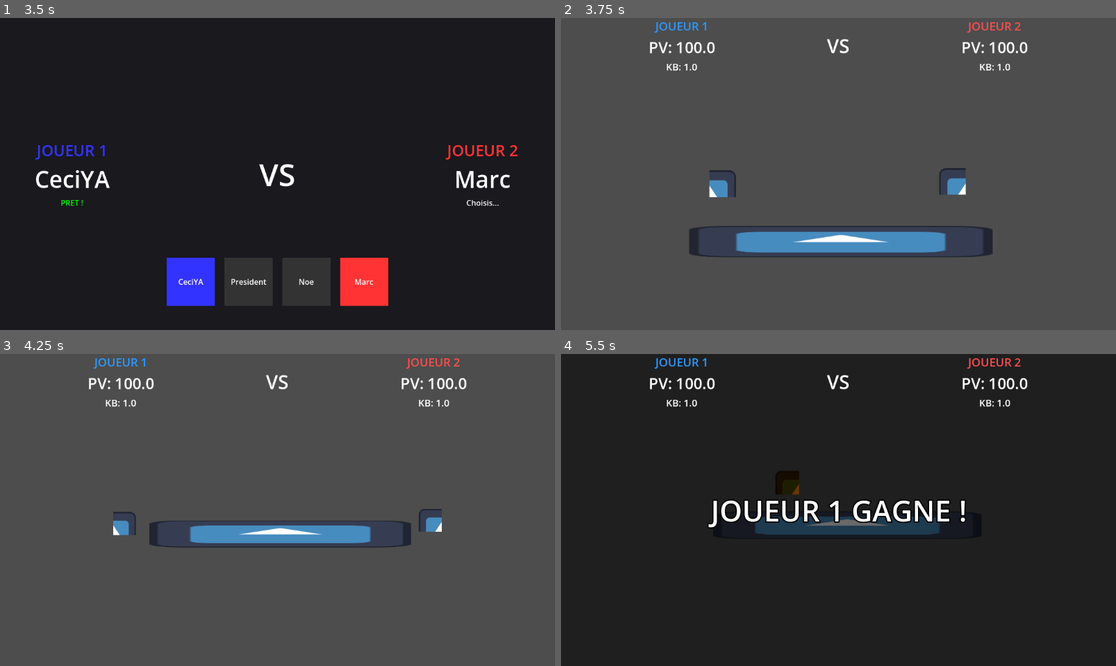
Above: before the commit, frames 1-4 (two rows, left to right).
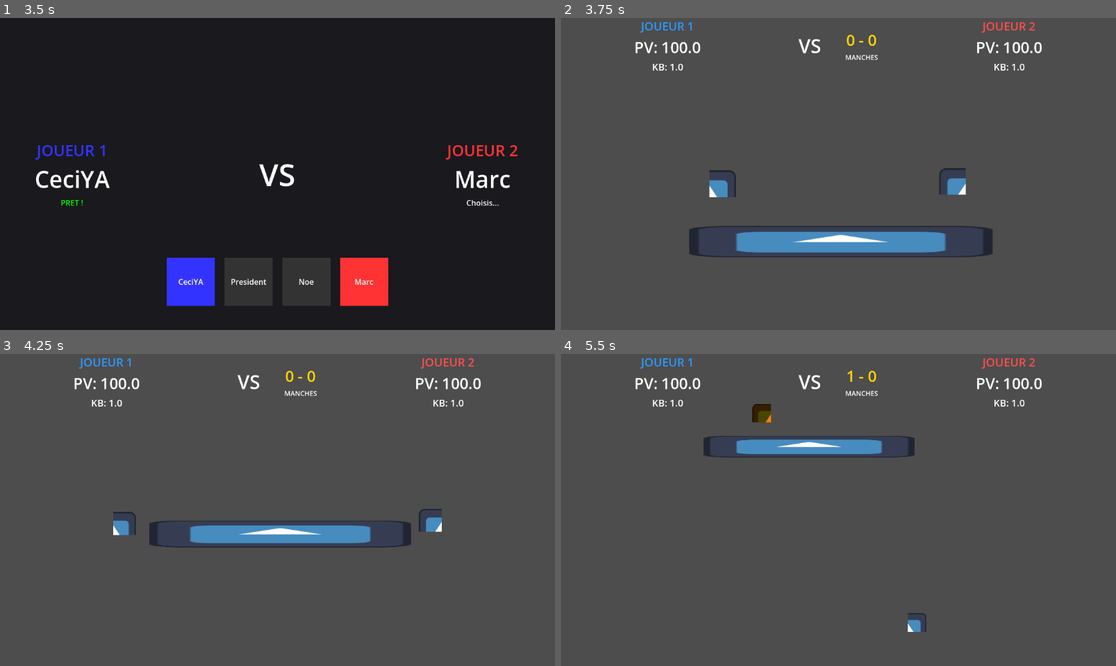
Above: after the commit, the same moments.

Repository: Alexnex31/Game-JAM-epitech
Game: Godot game, scene res://src/scenes/MainMenu.tscn
Same seed, same stepped clock (60 frames per second), same inputs: the game is played once before the commit and once after it. The engine's default icon, where the game draws it, is replaced by a stand-in: a white triangle on a blue panel in a dark square.
Inputs:
- Up to frame 1 (3.5 s): click "JOUER" at 0.5 s; tap Enter (jump_2) at 1.25 s; hold D (move_right_1) 1.28-2 s; hold / (attack_ultimate_1) 1.28-2 s; tap Space (jump_1) at 1.52, 2.75, 3.02 s; click "JOUER" at 2 s; hold D (move_right_1) from 2.78 s (still down); tap Left (move_left_2) at 2.85 s
- Up to frame 2 (3.75 s): tap Enter (jump_2) at 3.5 s; release D (move_right_1) at 3.53 s; hold A (move_left_1) from 3.53 s (still down); hold Right (move_right_2) from 3.53 s (still down)
- Up to frame 3 (4.25 s): keep holding A (move_left_1); keep holding Right (move_right_2)
- Up to frame 4 (5.5 s): release A (move_left_1) at 4.28 s; release Right (move_right_2) at 4.28 s; hold D (move_right_1) from 4.28 s (still down); tap / (attack_ultimate_1) at 4.35 s; tap Space (jump_1) at 4.52, 5.27 s; hold Left (move_left_2) from 5.03 s (still down)

Frame 1 is identical in both runs. In frame 2, 1.5% of the frame differs, in the area x 13-87%, y 1-17%; in frame 3, 1.5%; in frame 4, 99%, in the area x 0-100%, y 0-100%.

Commit message:
ADD: BO3

Diff:
--- a/fighting-game/scripts/area.gd
+++ b/fighting-game/scripts/area.gd
@@ -3,93 +3,119 @@
 var p1: Fighter
 var p2: Fighter
 var game_over: bool = false
+var round_active: bool = true
+
+var p1_wins: int = 0
+var p2_wins: int = 0
+const WINS_TO_VICTORY: int = 2
 
 @onready var p1_pv_label = $UI/HUD/HBoxContainer/P1_Stats/P1_PV
 @onready var p1_kb_label = $UI/HUD/HBoxContainer/P1_Stats/P1_KB
 @onready var p2_pv_label = $UI/HUD/HBoxContainer/P2_Stats/P2_PV
 @onready var p2_kb_label = $UI/HUD/HBoxContainer/P2_Stats/P2_KB
+@onready var score_label = $UI/HUD/HBoxContainer/RoundCounter/ScoreLabel
 
 @onready var victory_layer = $UI/HUD/VictoryLayer
 @onready var victory_label = $UI/HUD/VictoryLayer/VictoryLabel
 
 func _ready():
-	# Sécurité au cas où on lance l'arène directement pour tester
 	if GameManager.p1_char_scene == null or GameManager.p2_char_scene == null:
 		print("Erreur : Personnages non choisis. Lance le jeu depuis le menu !")
 		return
 
-	# --- JOUEUR 1 ---
-	# 1. On crée le personnage en mémoire
+	# On instancie les joueurs
 	p1 = GameManager.p1_char_scene.instantiate()
-
-	# 2. On configure ses données avant de l'afficher
 	p1.name = "Player1"
 	p1.player_id = 1
-	p1.global_position = $SpawnP1.global_position
-
-	# 3. On l'ajoute officiellement à l'arène
 	add_child(p1)
 
-	# --- JOUEUR 2 ---
 	p2 = GameManager.p2_char_scene.instantiate()
 	p2.name = "Player2"
 	p2.player_id = 2
-	p2.global_position = $SpawnP2.global_position
-
-	# On force le Joueur 2 à regarder vers la gauche au début du match
-	p2.facing_direction = -1
-	p2.update_facing()
-
 	add_child(p2)
 
-	# --- CAMERA ---
-	# On donne nos deux joueurs tous neufs à la caméra
+	# On configure la caméra
 	var camera = $DynamicCamera
 	camera.add_target(p1)
 	camera.add_target(p2)
 
-# Called every frame. 'delta' is the elapsed time since the previous frame.
+	reset_positions()
+	update_score_ui()
+
+func reset_positions():
+	round_active = true
+
+	p1.global_position = $SpawnP1.global_position
+	p1.velocity = Vector2.ZERO
+	p1.current_hp = p1.max_hp
+	p1.knockback_velocity = Vector2.ZERO
+	p1.facing_direction = 1
+	p1.update_facing()
+	p1.set_physics_process(true)
+
+	p2.global_position = $SpawnP2.global_position
+	p2.velocity = Vector2.ZERO
+	p2.current_hp = p2.max_hp
+	p2.knockback_velocity = Vector2.ZERO
+	p2.facing_direction = -1
+	p2.update_facing()
+	p2.set_physics_process(true)
+
+func update_score_ui():
+	score_label.text = str(p1_wins) + " - " + str(p2_wins)
+
 func _process(_delta: float) -> void:
-	if game_over:
+	if game_over or not round_active:
 		return
 
 	if is_instance_valid(p1):
 		p1_pv_label.text = "PV: " + str(round(p1.current_hp))
 		p1_kb_label.text = "KB: " + str(snapped(p1.knockback_scaling, 0.1))
 		if p1.current_hp <= 0:
-			show_victory(2) # P2 gagne
+			handle_round_end(2)
 
 	if is_instance_valid(p2):
 		p2_pv_label.text = "PV: " + str(round(p2.current_hp))
 		p2_kb_label.text = "KB: " + str(snapped(p2.knockback_scaling, 0.1))
 		if p2.current_hp <= 0:
-			show_victory(1) # P1 gagne
+			handle_round_end(1)
 
-func show_victory(winner_id: int):
-	if game_over:
-		return
+func handle_round_end(winner_id: int):
+	if not round_active: return
+	round_active = false
 
+	if winner_id == 1:
+		p1_wins += 1
+	else:
+		p2_wins += 1
+
+	update_score_ui()
+
+	# On fige temporairement
+	p1.set_physics_process(false)
+	p2.set_physics_process(false)
+
+	if p1_wins >= WINS_TO_VICTORY or p2_wins >= WINS_TO_VICTORY:
+		show_final_victory(winner_id)
+	else:
+		# Petite pause avant la prochaine manche
+		await get_tree().create_timer(1.5).timeout
+		reset_positions()
+
+func show_final_victory(winner_id: int):
 	game_over = true
 	victory_layer.visible = true
-	victory_label.text = "JOUEUR " + str(winner_id) + " GAGNE !"
+	victory_label.text = "VICTOIRE FINALE\nJOUEUR " + str(winner_id) + " !"
 
-	# Optionnel: on peut figer les joueurs
-	if is_instance_valid(p1): p1.set_physics_process(false)
-	if is_instance_valid(p2): p2.set_physics_process(false)
-
-	# Retour au menu après 3 secondes
 	await get_tree().create_timer(3.0).timeout
 	get_tree().change_scene_to_file("res://src/scenes/MainMenu.tscn")
 
 func _on_blast_zone_body_entered(body):
-	if game_over:
+	if game_over or not round_active:
 		return
 
 	if body is Fighter:
-		print(body.name + " est tombé dans le vide !")
 		if body == p1:
-			show_victory(2)
+			handle_round_end(2)
 		elif body == p2:
-			show_victory(1)
-
-		body.queue_free()
+			handle_round_end(1)
--- a/fighting-game/src/scenes/brouillon_arena.tscn
+++ b/fighting-game/src/scenes/brouillon_arena.tscn
@@ -135,6 +135,23 @@
 horizontal_alignment = 1
 vertical_alignment = 1
 
+[node name="RoundCounter" type="VBoxContainer" parent="UI/HUD/HBoxContainer"]
+layout_mode = 2
+alignment = 1
+
+[node name="ScoreLabel" type="Label" parent="UI/HUD/HBoxContainer/RoundCounter"]
+layout_mode = 2
+theme_override_colors/font_color = Color(1, 0.84, 0, 1)
+theme_override_font_sizes/font_size = 32
+text = "0 - 0"
+horizontal_alignment = 1
+
+[node name="RoundLabel" type="Label" parent="UI/HUD/HBoxContainer/RoundCounter"]
+layout_mode = 2
+theme_override_font_sizes/font_size = 14
+text = "MANCHES"
+horizontal_alignment = 1
+
 [node name="P2_Stats" type="VBoxContainer" parent="UI/HUD/HBoxContainer" unique_id=1239307618]
 layout_mode = 2
 size_flags_horizontal = 3
